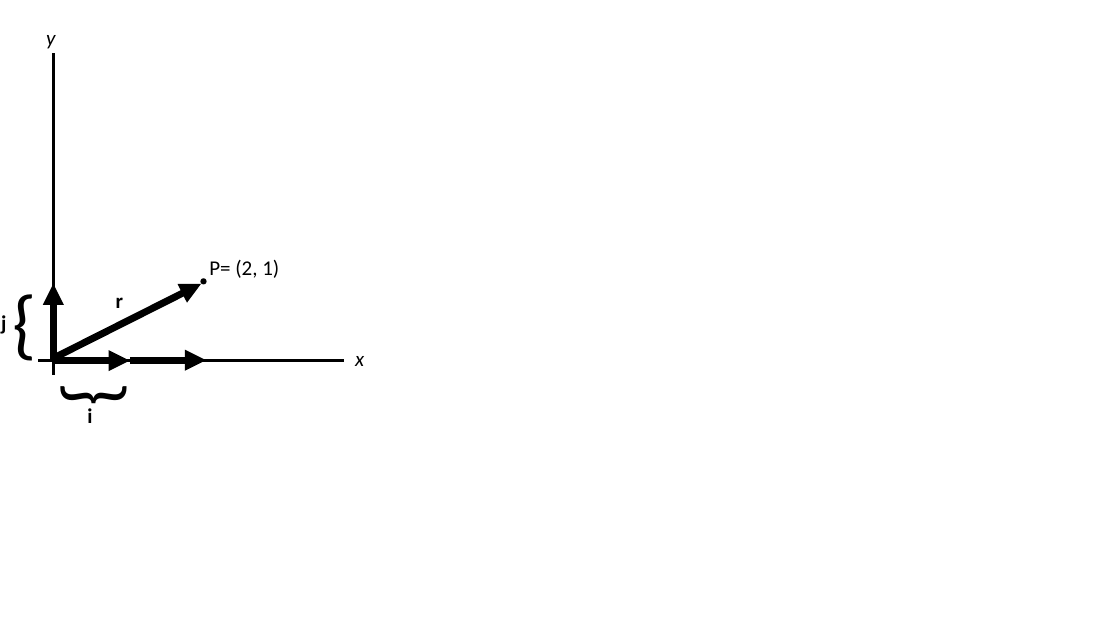
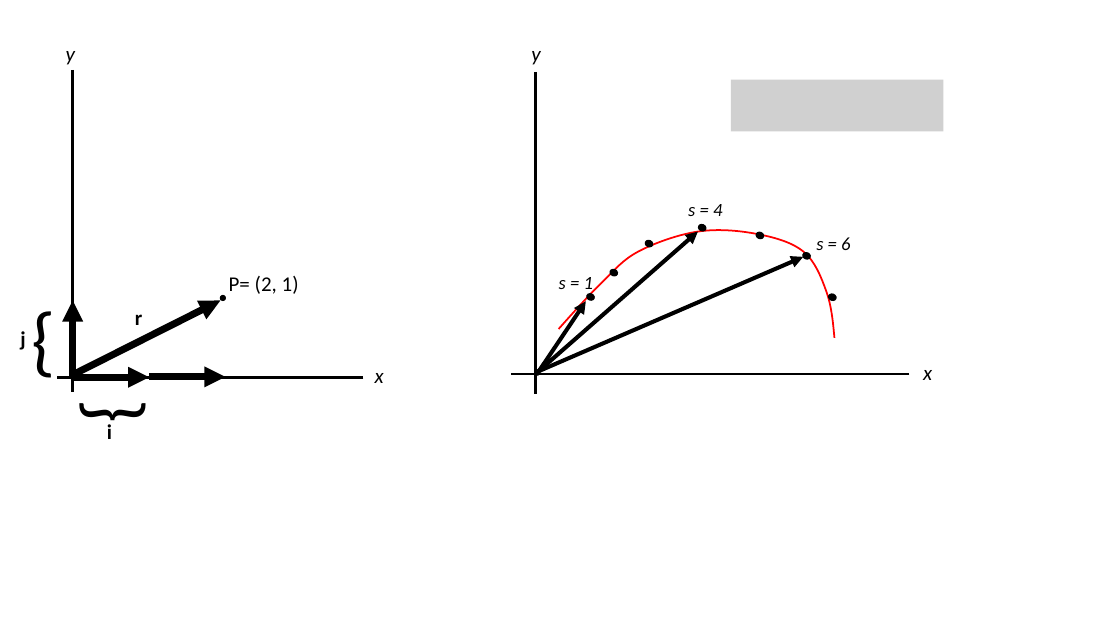
Before and after one commit to mannfred/curvature, a slide deck: slide 5 of writing/Figures/Figures.pptx (slide 4 before the commit). Drawn at 1120x630 pixels with LibreOffice and Linux fonts; fonts in the diff are those of the drawing; grey boxes stand for pictures. Boxes give left, top, right and bottom in pixels: in the first picture for what was removed or moved away, otherwise in the second. Text is boxed around its words. In the diff, an @@ line names an element or a change of style, - is before the commit and + after.

```diff
--- a/writing/Figures/Figures.pptx
+++ b/writing/Figures/Figures.pptx
@@ text added at box(531, 51, 540, 65), 18 pt, text #000000, italic @@
+y
@@ line added from (536, 72) to (536, 394), #000000 2 pt @@
@@ picture added at box(731, 80, 944, 131) @@
@@ text added at box(688, 204, 722, 216), 16 pt, text #000000, italic @@
+s = 4
@@ arrow added from (537, 373) to (698, 232), #000000 3.5 pt @@
@@ freeform shape added at box(559, 230, 834, 338), outline #FF0000 1.5 pt @@
@@ text added at box(816, 237, 850, 250), 16 pt, text #000000, italic @@
+s = 6
@@ arrow added from (536, 373) to (803, 257), #000000 3.5 pt @@
@@ text added at box(559, 277, 593, 295), 16 pt, text #000000, italic @@
+s = 1
@@ group added at box(586, 224, 837, 301): 7 ellipses @@
@@ arrow added from (537, 375) to (586, 302), #000000 3.5 pt @@
@@ 8 texts, 4 arrows, 2 lines, 1 ellipse: place and size @@
-8 texts, 4 arrows, 2 lines, 1 ellipse at box(1, 35, 364, 423)
+8 texts, 4 arrows, 2 lines, 1 ellipse at box(20, 51, 384, 439)
@@ line added from (910, 374) to (511, 374), #000000 2 pt @@
@@ text added at box(923, 370, 932, 380), 18 pt, text #000000, italic @@
+x
```
Also in this commit, not shown: 2 other slides changed, 42 other files.
